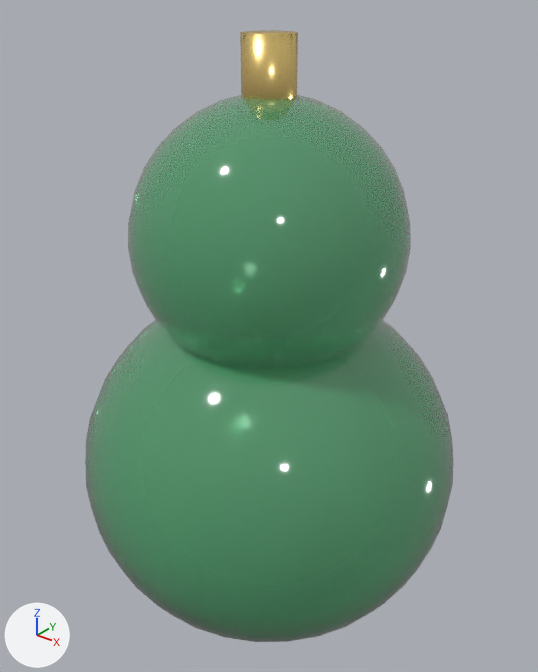
An edit to the glTF model game/assets/resources/models/hulu.glb, drawn before and after from the same camera.
Both versions are drawn from a 50 mm camera at (2.064, -2.381, 1.34) aimed at (1.189, -1.287, 0.661). The axes (+X, +Y, +Z) are drawn at lower left. The lights are the same throughout. The first picture is the older version. Where no turn or scale is listed for an object, it has been applied to the vertices.

In view in the first picture: 'hulu'.
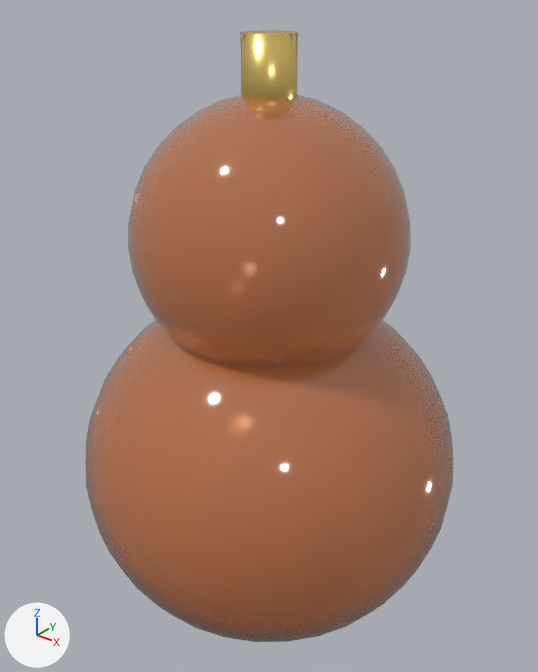
Location of each change, [x1, y1, x2, y2] in pixels of the pictures (538 x 672 px):
'hulu', recoloured: [85, 34, 453, 642] in both

Edits to the bpy script that builds the scene:
```text
Change mat_jadegreen:
    mat_jadegreen.base_color: (0.13, 0.55, 0.25) -> (0.85, 0.28, 0.1)  # green #65c489 -> orange #ed9059
```
